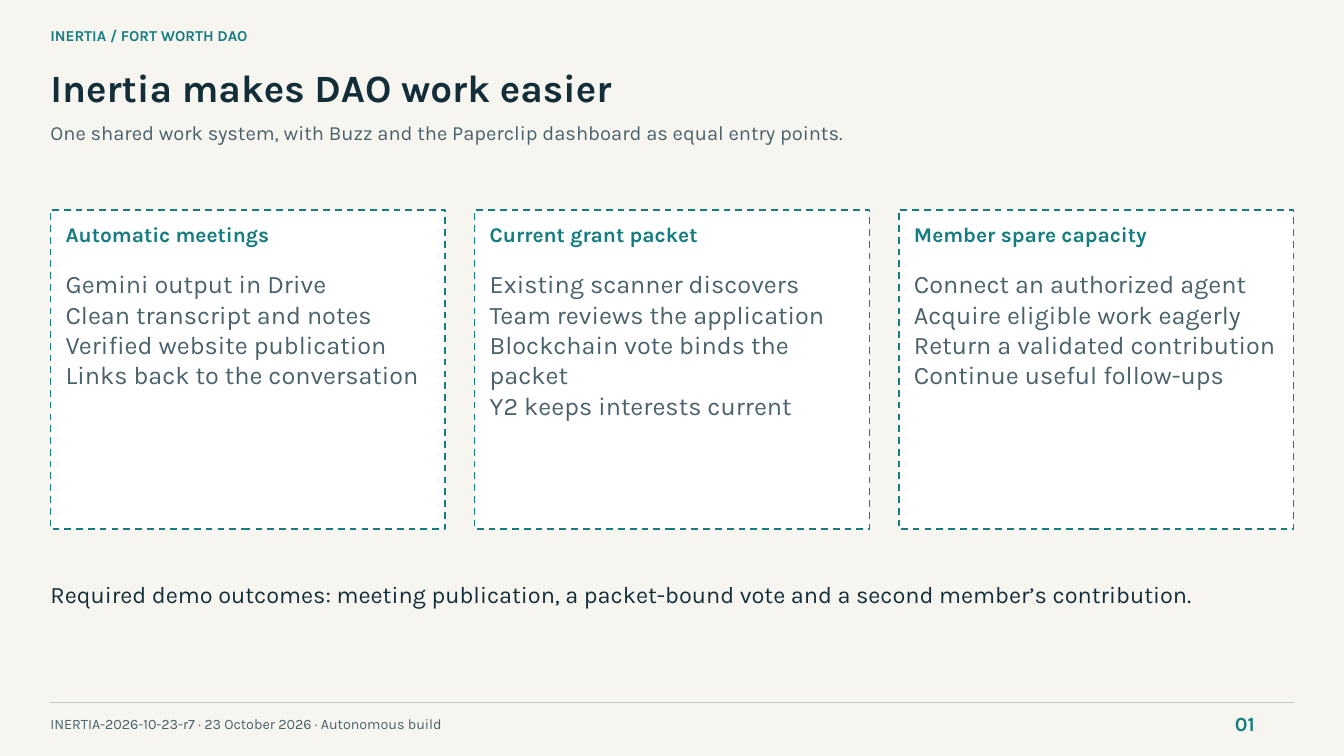
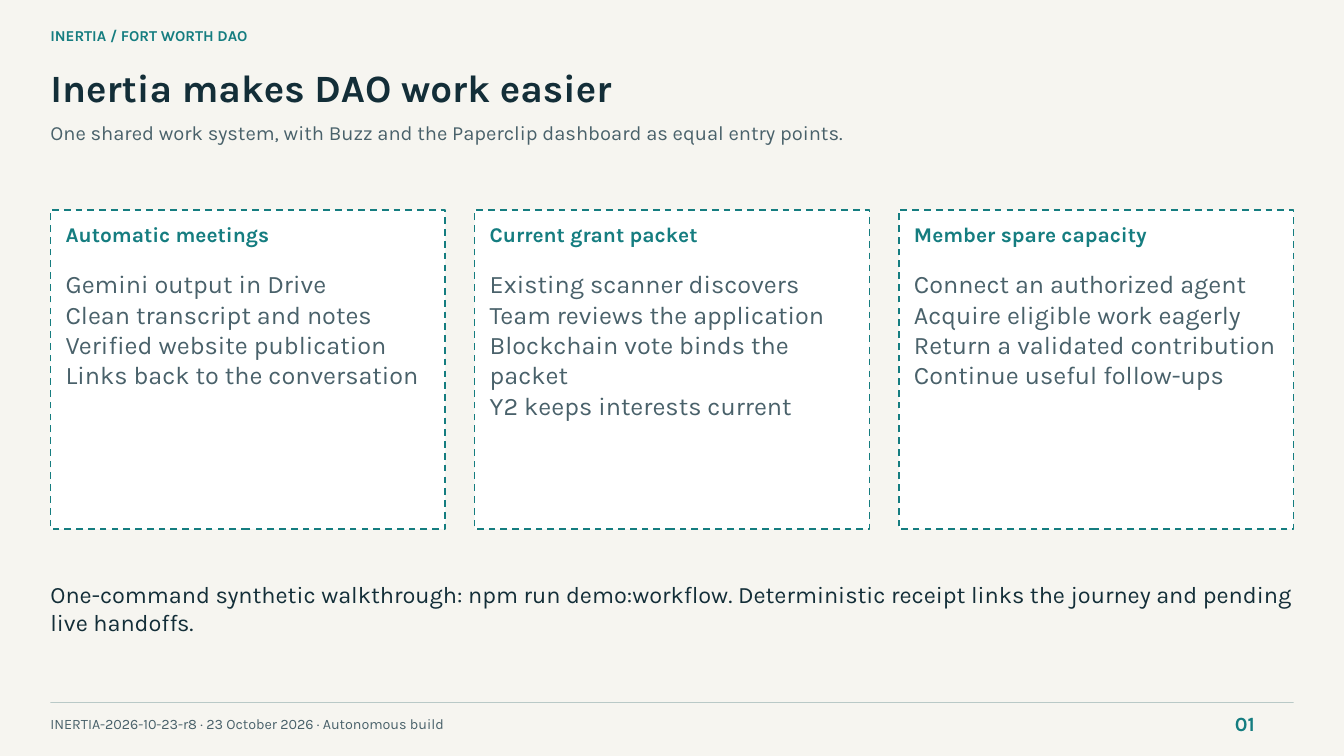
Before and after one commit to NetRxn/Inertia, a slide deck: slide 1 of Inertia-Architecture.pptx. Drawn at 1344x756 pixels with LibreOffice and Linux fonts; fonts in the diff are those of the drawing. Boxes give left, top, right and bottom in pixels: in the first picture for what was removed or moved away, otherwise in the second. Text is boxed around its words. In the diff, an @@ line names an element or a change of style, - is before the commit and + after.

Commit message:
docs: synchronize r8 architecture and qualified website handoff

```diff
--- a/Inertia-Architecture.pptx
+++ b/Inertia-Architecture.pptx
@@ text at (50,587,1291,632): text changed @@
-Required demo outcomes: meeting publication, a packet-bound vote and a second member’s contribution.
+One-command synthetic walkthrough: npm run demo:workflow. Deterministic receipt links the journey and pending live handoffs.
@@ text at (50,719,444,729): text changed @@
-INERTIA-2026-10-23-r7 · 23 October 2026 · Autonomous build
+INERTIA-2026-10-23-r8 · 23 October 2026 · Autonomous build
```
Also in this commit, not shown: 7 other slides changed, 9 other files.
